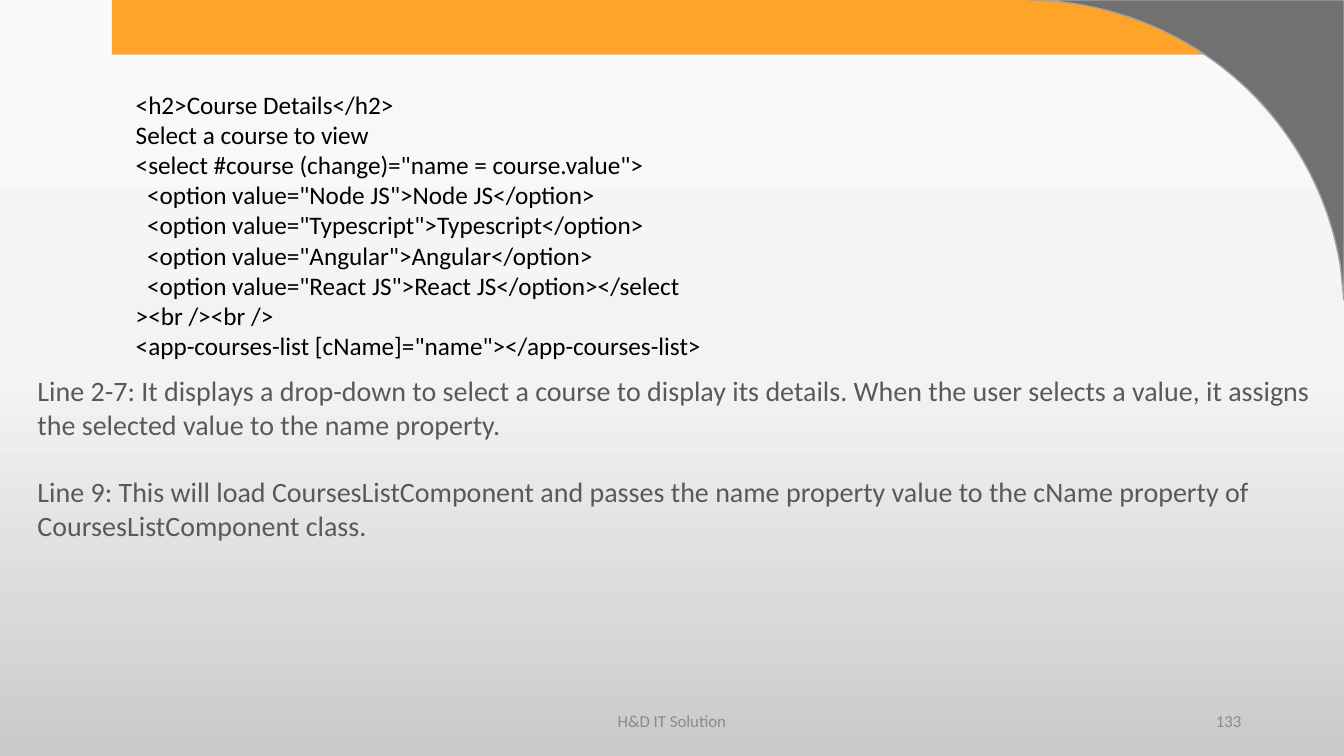
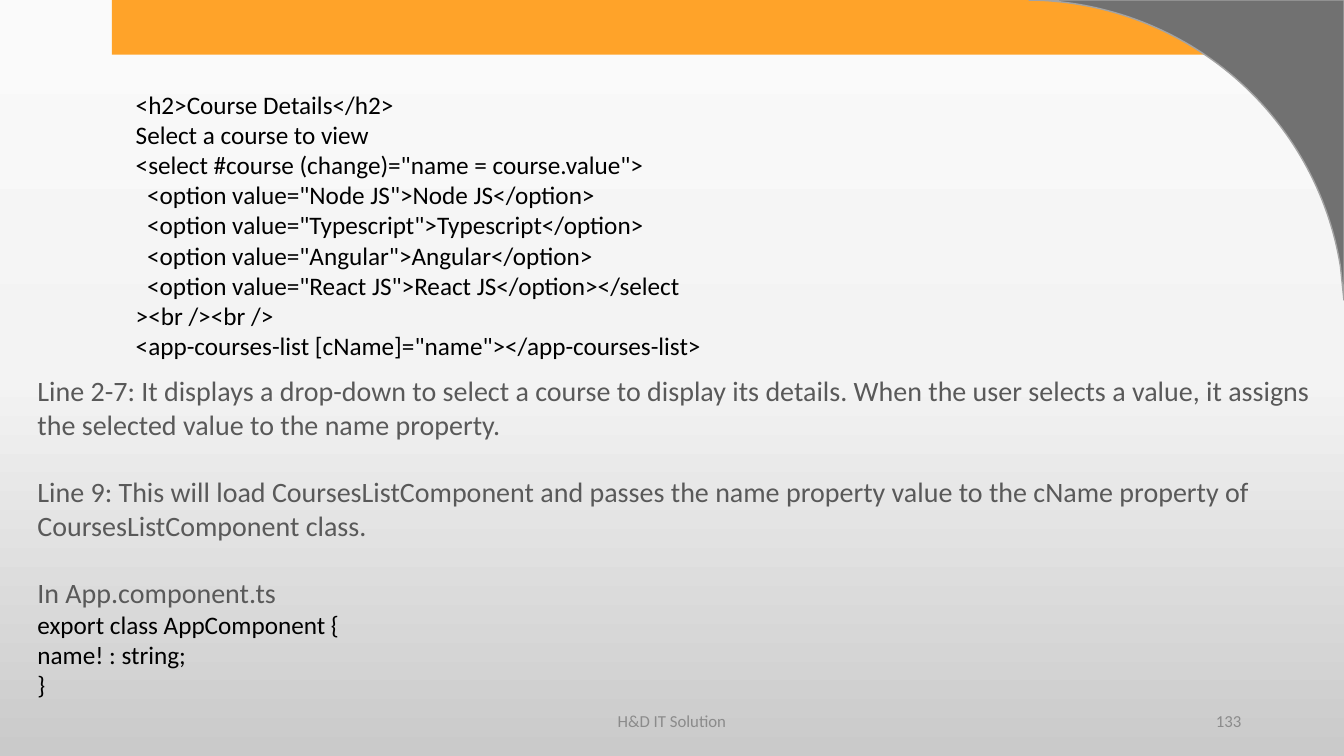
Before and after one commit to harshadasawant/infiniteAngular, a slide deck: slide 133 of ppt/ANGULAR.pptx. Drawn at 1344x756 pixels with LibreOffice and Linux fonts; fonts in the diff are those of the drawing; background and template pictures are left out. Boxes give left, top, right and bottom in pixels: in the first picture for what was removed or moved away, otherwise in the second. Text is boxed around its words. In the diff, an @@ line names an element or a change of style, - is before the commit and + after.

```diff
--- a/ppt/ANGULAR.pptx
+++ b/ppt/ANGULAR.pptx
@@ text at (x1=37, y1=585, x2=326, y2=669): paragraphs added @@
+In App.component.ts
+export class AppComponent {
+name! : string;
+}
```
Also in this commit, not shown: 22 slides added, 9 other files.
